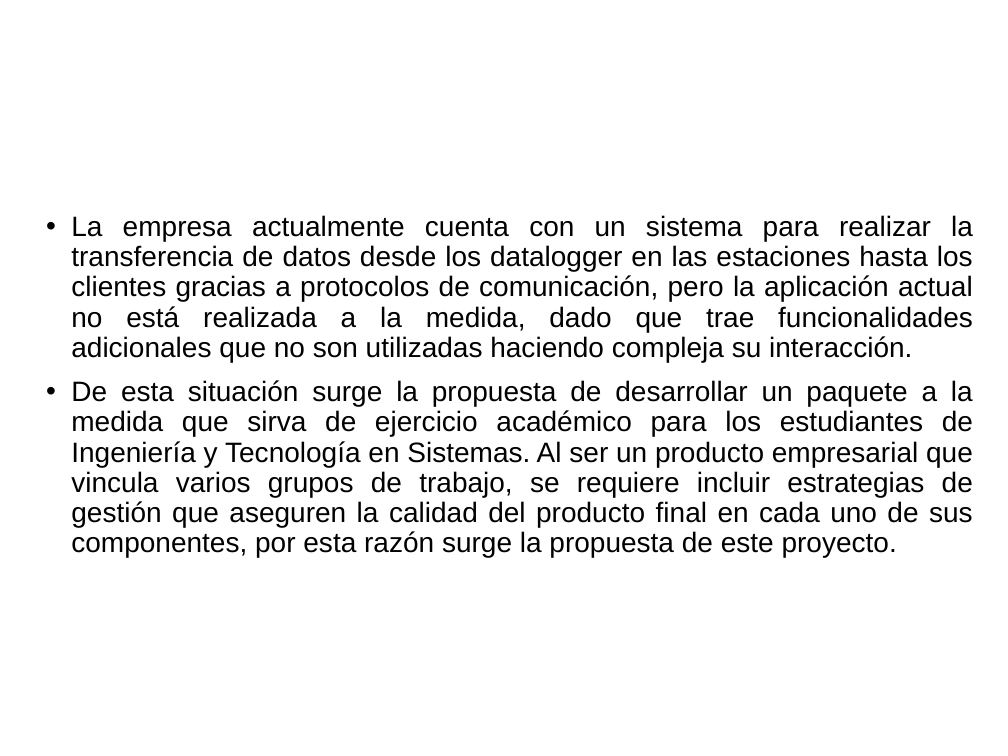
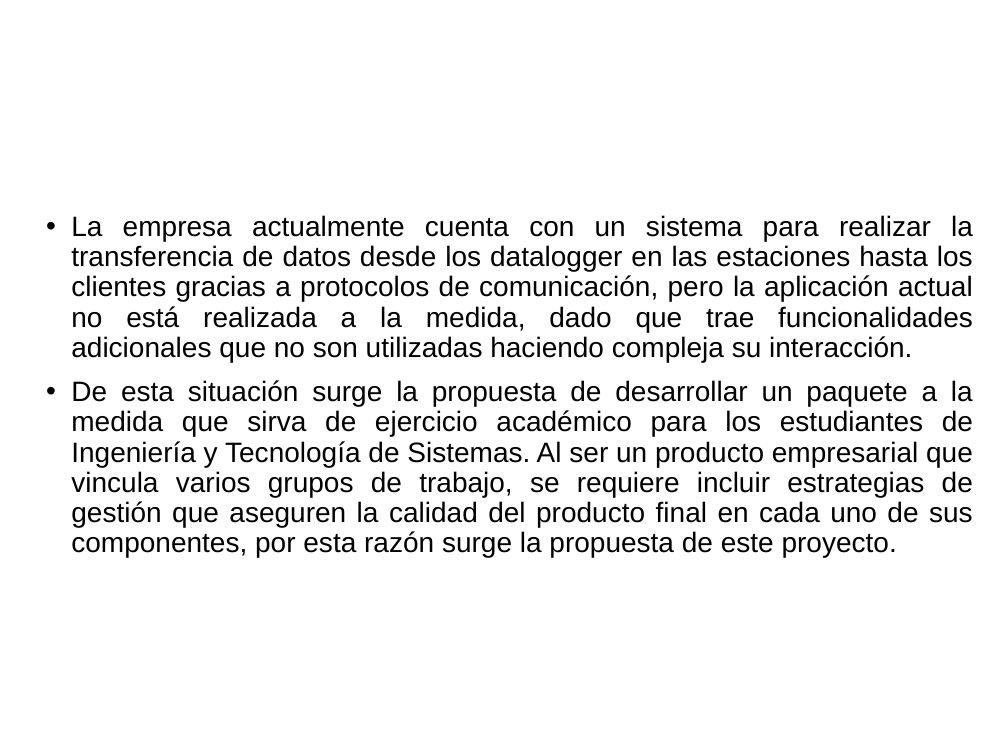
Before and after one commit to cristianpazu/Proyecto-Sanambiente, a slide deck: slide 6 of Documento(s) de proyecto de grado/Presentación del proyecto de grado.pptx. Drawn at 1008x756 pixels with LibreOffice and Linux fonts; fonts in the diff are those of the drawing; background and template pictures are left out. Boxes give left, top, right and bottom in pixels: in the first picture for what was removed or moved away, otherwise in the second. Text is boxed around its words. In the diff, an @@ line names an element or a change of style, - is before the commit and + after.

Commit message:
Cambios en las diapositivas para la sustentación del proyecto

```diff
--- a/Documento(s) de proyecto de grado/Presentación del proyecto de grado.pptx
+++ b/Documento(s) de proyecto de grado/Presentación del proyecto de grado.pptx
@@ text at (71,380,973,557): text changed @@
-• De esta situación surge la propuesta de desarrollar un paquete a la medida que sirva de ejercicio académico para los estudiantes de Ingeniería y Tecnología en Sistemas. Al ser un producto empresarial que vincula varios grupos de trabajo, se requiere incluir estrategias de gestión que aseguren la calidad del producto final en cada uno de sus componentes, por esta razón surge la propuesta de este proyecto.
+• De esta situación surge la propuesta de desarrollar un paquete a la medida que sirva de ejercicio académico para los estudiantes de Ingeniería y Tecnología de Sistemas. Al ser un producto empresarial que vincula varios grupos de trabajo, se requiere incluir estrategias de gestión que aseguren la calidad del producto final en cada uno de sus componentes, por esta razón surge la propuesta de este proyecto.
```
Also in this commit, not shown: 2 other slides changed.
